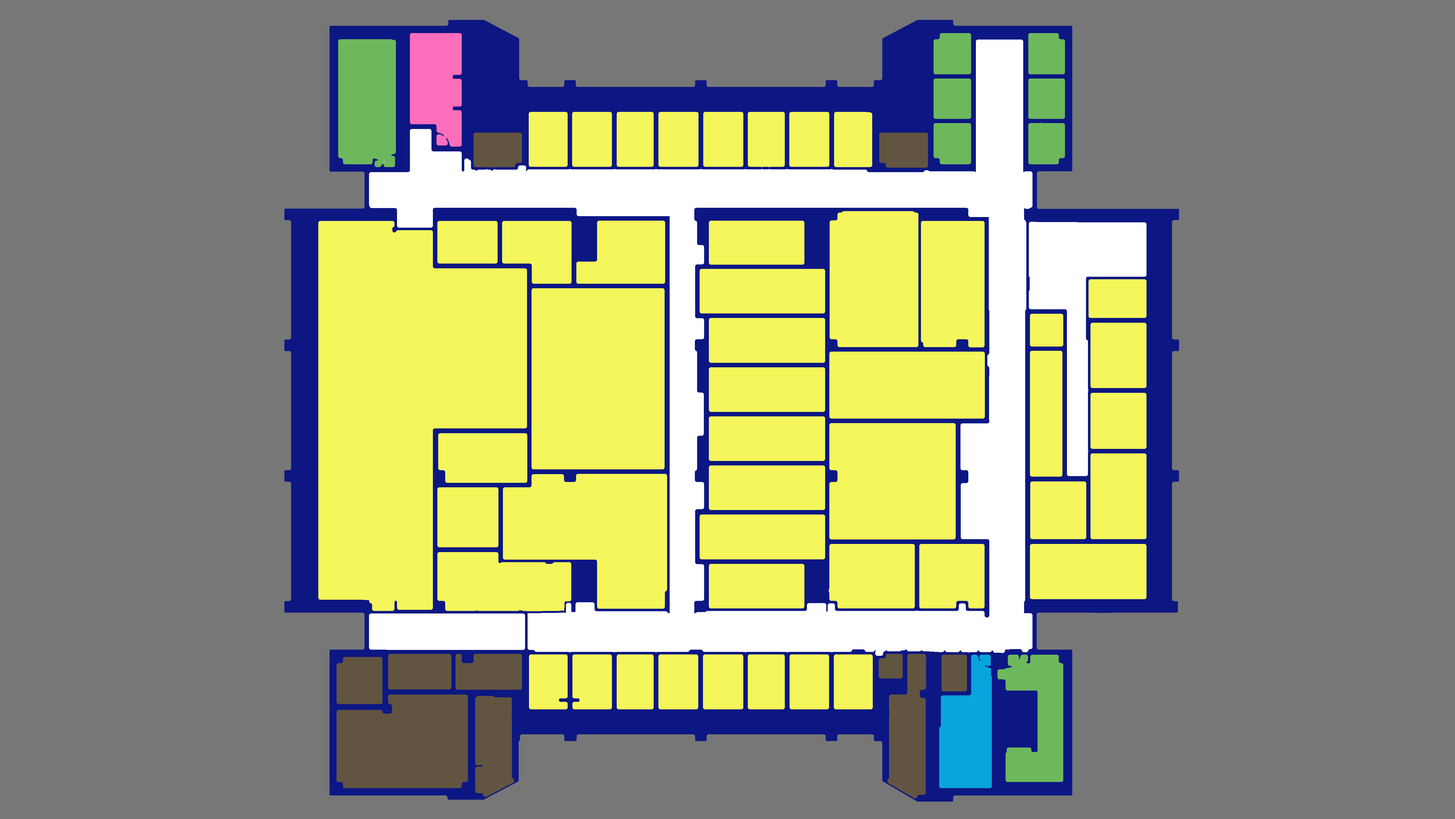
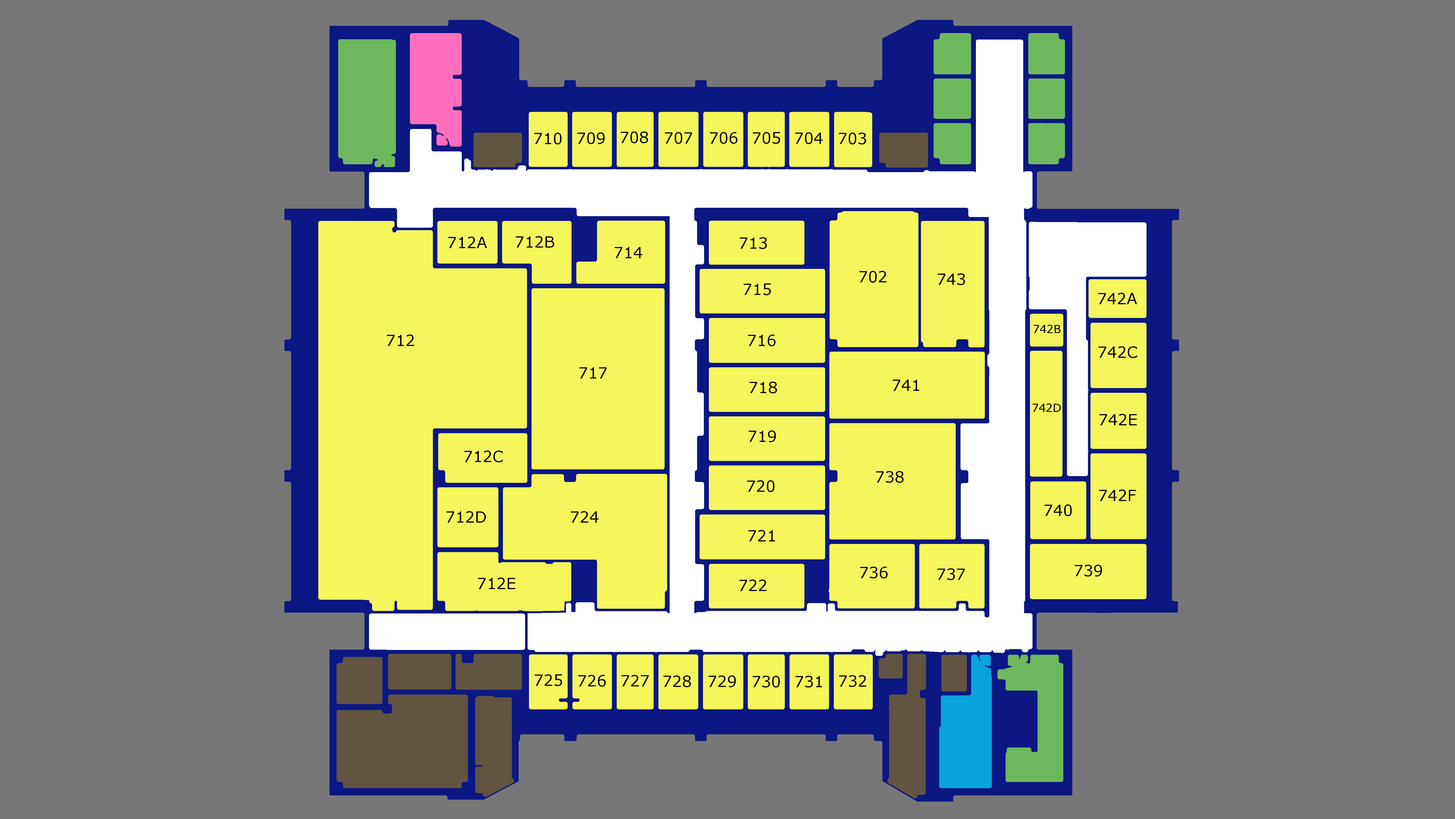
Comparing the layer stacks of the two 1455 × 819 images. Changes:
added group "Layer Group" with 47 layers above "Layer" over (x1=387, y1=131, x2=1138, y2=688)
added layer "732" in group "Layer Group" over (x1=839, y1=674, x2=867, y2=687)
added layer "731" in group "Layer Group" over (x1=795, y1=675, x2=823, y2=688)
added layer "730" in group "Layer Group" over (x1=752, y1=675, x2=780, y2=688)
added layer "727" in group "Layer Group" over (x1=621, y1=674, x2=649, y2=687)
added layer "726" in group "Layer Group" over (x1=578, y1=674, x2=606, y2=687)
added layer "703" in group "Layer Group" over (x1=839, y1=132, x2=867, y2=145)
added layer "704" in group "Layer Group" over (x1=795, y1=132, x2=823, y2=145)
added layer "705" in group "Layer Group" over (x1=753, y1=131, x2=781, y2=144)
added layer "706" in group "Layer Group" over (x1=710, y1=131, x2=738, y2=144)
added layer "707" in group "Layer Group" over (x1=665, y1=131, x2=693, y2=144)
added layer "708" in group "Layer Group" over (x1=620, y1=131, x2=649, y2=144)
added layer "742F" in group "Layer Group" over (x1=1099, y1=489, x2=1137, y2=501)
added layer "742E" in group "Layer Group" over (x1=1099, y1=413, x2=1137, y2=426)
added layer "742C" in group "Layer Group" over (x1=1098, y1=346, x2=1138, y2=358)
added layer "742A" in group "Layer Group" over (x1=1098, y1=292, x2=1138, y2=305)
added layer "718" in group "Layer Group" over (x1=749, y1=381, x2=778, y2=394)
added layer "714" in group "Layer Group" over (x1=614, y1=246, x2=643, y2=259)
added layer "712E" in group "Layer Group" over (x1=478, y1=577, x2=516, y2=589)
added layer "712D" in group "Layer Group" over (x1=446, y1=510, x2=486, y2=523)
added layer "712C" in group "Layer Group" over (x1=464, y1=450, x2=503, y2=463)
added layer "712B" in group "Layer Group" over (x1=515, y1=235, x2=555, y2=248)
added layer "712A" in group "Layer Group" over (x1=448, y1=236, x2=488, y2=249)
…and 25 more changes (25 added)
